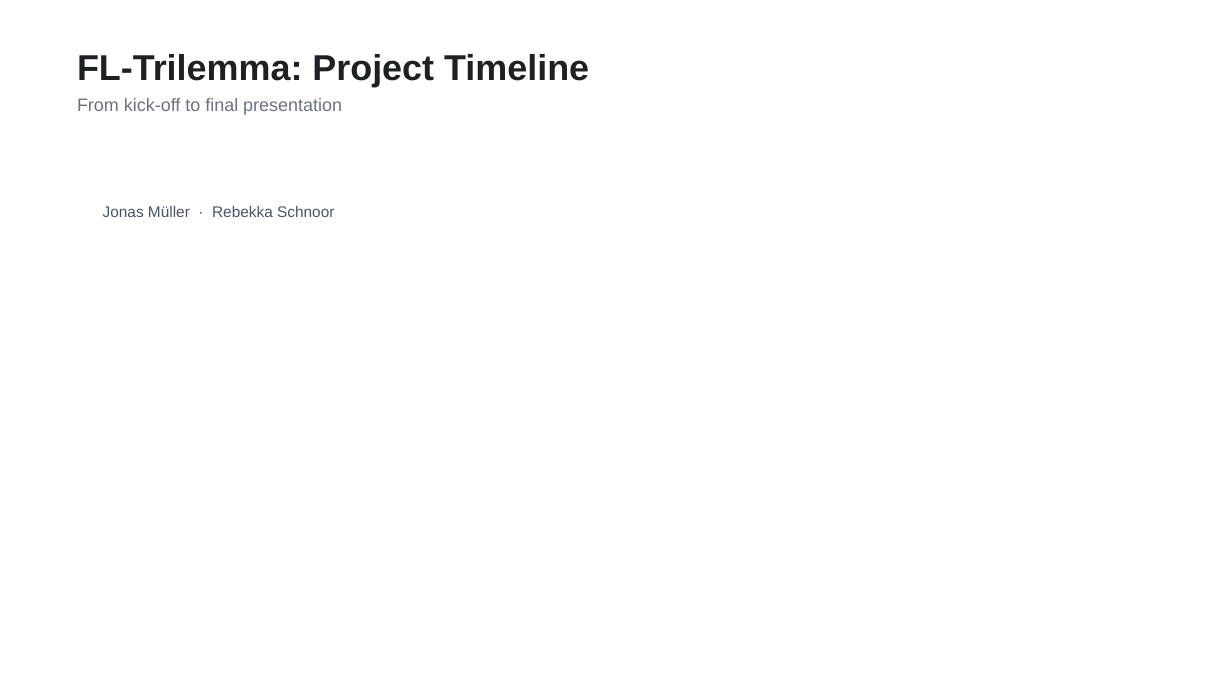
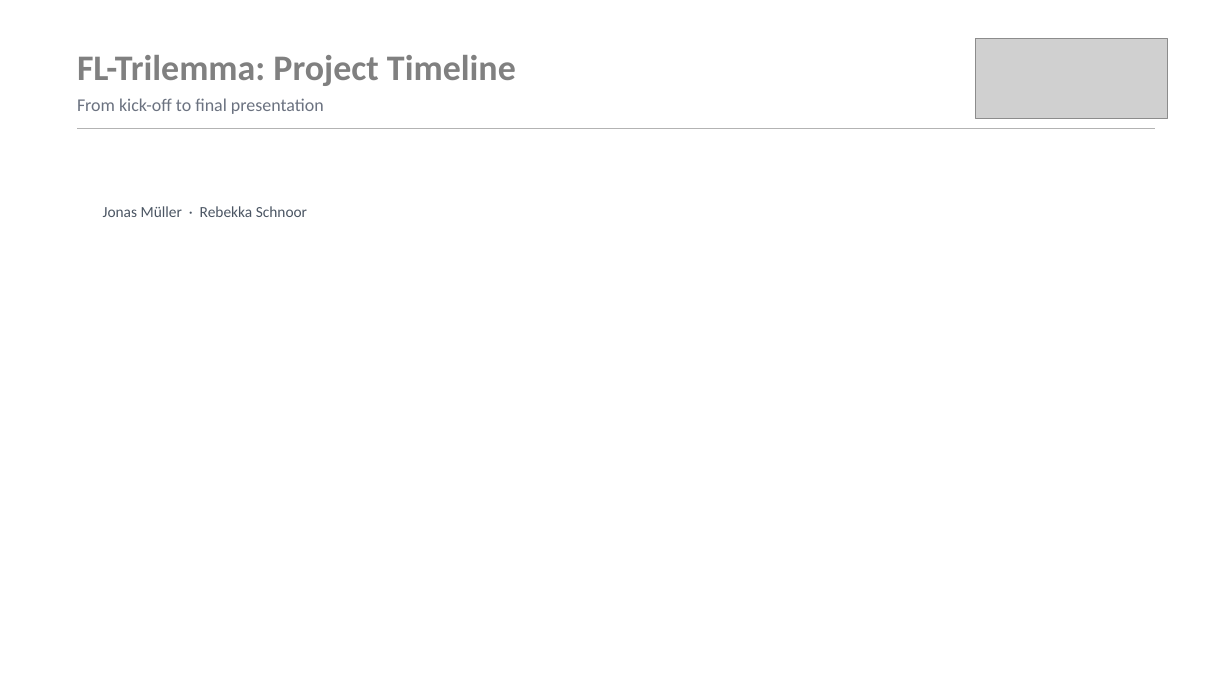
Before and after one commit to r-jschnoor/DPaDS, a slide deck: slide 1 of latex/final_presentation/timeline_base.pptx. Drawn at 1232x693 pixels with LibreOffice and Linux fonts; fonts in the diff are those of the drawing; grey boxes stand for pictures. Boxes give left, top, right and bottom in pixels: in the first picture for what was removed or moved away, otherwise in the second. Text is boxed around its words. In the diff, an @@ line names an element or a change of style, - is before the commit and + after.

```diff
--- a/latex/final_presentation/timeline_base.pptx
+++ b/latex/final_presentation/timeline_base.pptx
@@ text "FL-Trilemma: Project Timeline" at bbox=[77, 55, 516, 86]: font Arial to Calibri, text colour #1F2023 to #808080 @@
@@ picture added at bbox=[975, 38, 1167, 118] @@
@@ text "From kick-off to final presentation" at bbox=[77, 98, 324, 114]: font Arial to Calibri @@
@@ line added from (77, 128) to (1155, 128), #B3B3B3 1.5 pt @@
@@ text "Jonas Müller · Rebekka Schnoor" at bbox=[103, 206, 307, 217]: font Arial to Calibri @@
```
Also in this commit, not shown: 9 other slides changed, 5 other files.
